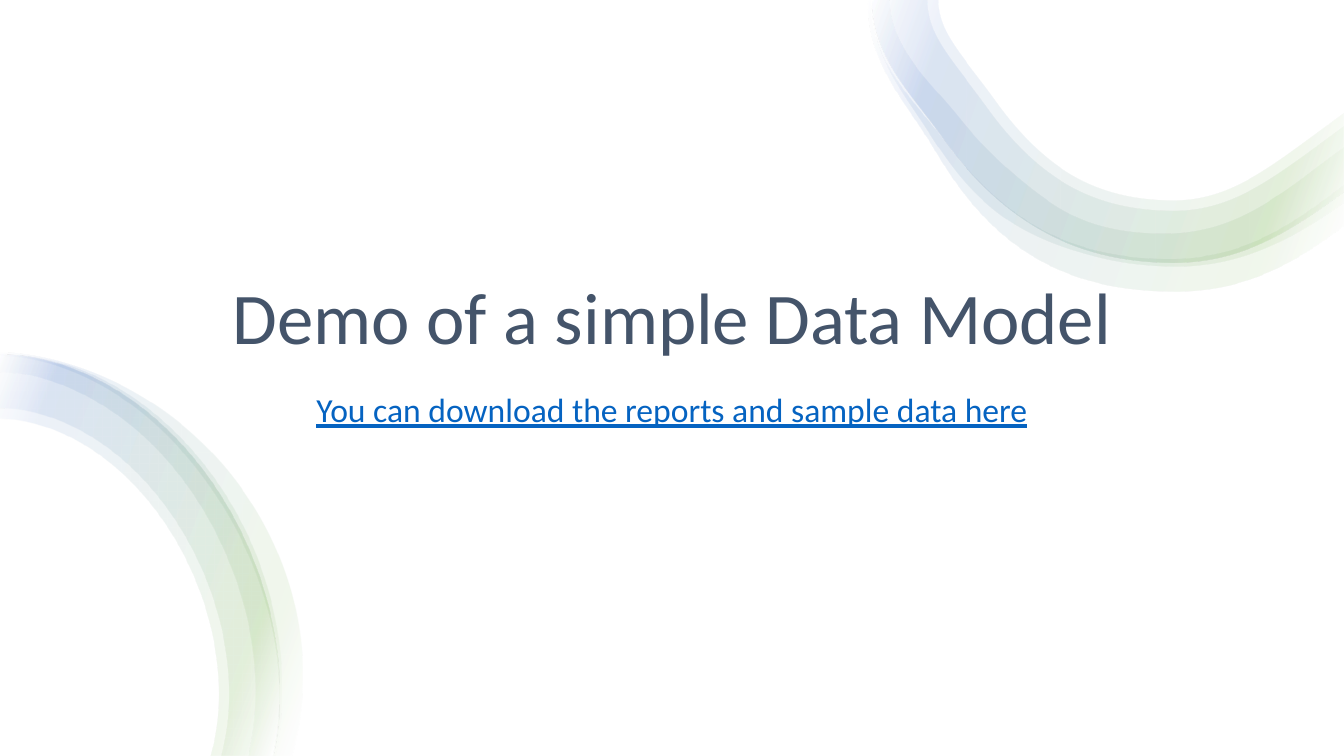
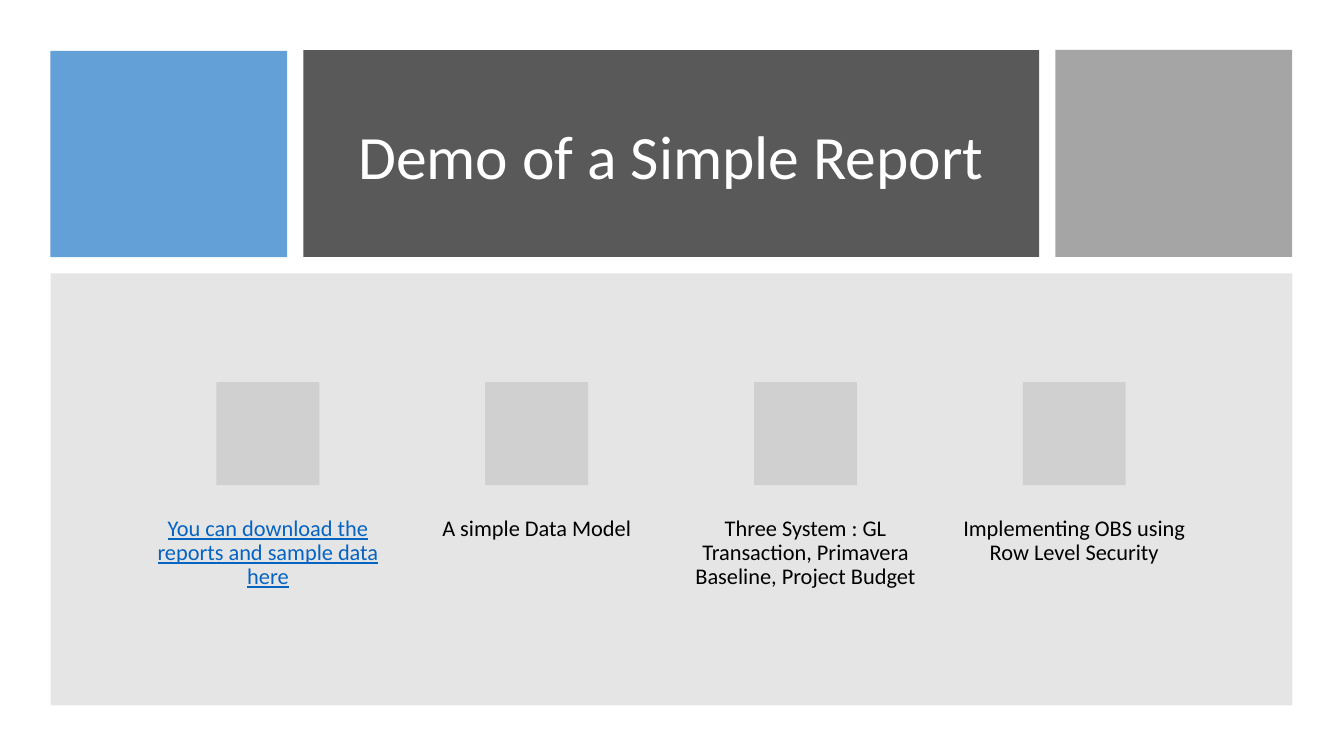
Before and after one commit to djouallah/projectcontrolpresentation, a slide deck: slide 6 of PowerBI as an integration tool in Project Controls.pptx. Drawn at 1344x756 pixels with LibreOffice and Linux fonts; fonts in the diff are those of the drawing; grey boxes stand for pictures. Boxes give left, top, right and bottom in pixels: in the first picture for what was removed or moved away, otherwise in the second. Text is boxed around its words. In the diff, an @@ line names an element or a change of style, - is before the commit and + after.

```diff
--- a/PowerBI as an integration tool in Project Controls.pptx
+++ b/PowerBI as an integration tool in Project Controls.pptx
@@ group removed at [867, 0, 1344, 291]: 4 freeform shapes @@
@@ rectangle added at [50, 50, 287, 257], fill #5B9BD5 at 95% opacity @@
@@ rectangle added at [303, 50, 1040, 257], fill #595959 @@
@@ rectangle added at [1056, 50, 1293, 257], fill #A5A5A5 @@
@@ title "Demo of a Simple Report" at [358, 136, 983, 189]: vertical alignment bottom to middle @@
@@ title at [358, 136, 983, 189]: text changed; size 52 to 44 pt; text colour #44546A to #FFFFFF @@
-Demo of a simple Data Model
+Demo of a Simple Report
@@ rectangle: place and size @@
-rectangle at [0, 0, 1344, 756]
+rectangle at [50, 273, 1293, 705]
@@ rectangle at [50, 273, 1293, 705]: fill #FFFFFF to #808080 at 20% opacity @@
@@ group removed at [0, 353, 302, 756]: 4 freeform shapes @@
@@ text "You can download the reports ...": place and size @@
-text "You can download the reports ..." at [316, 398, 1027, 428]
+text "You can download the reports ..." at [158, 520, 378, 588]
@@ text "You can download the reports ..." at [158, 520, 378, 588]: size 24 to 16 pt; less space between paragraphs @@
@@ group added at [217, 382, 1185, 588]: 4 pictures, 3 texts @@
+A simple Data Model
+Three System : GL Transaction, Primavera Baseline, Project Budget
+Implementing OBS using Row Level Security
```
Also in this commit, not shown: 6 other slides changed, 1 slide removed, 2 other files.
